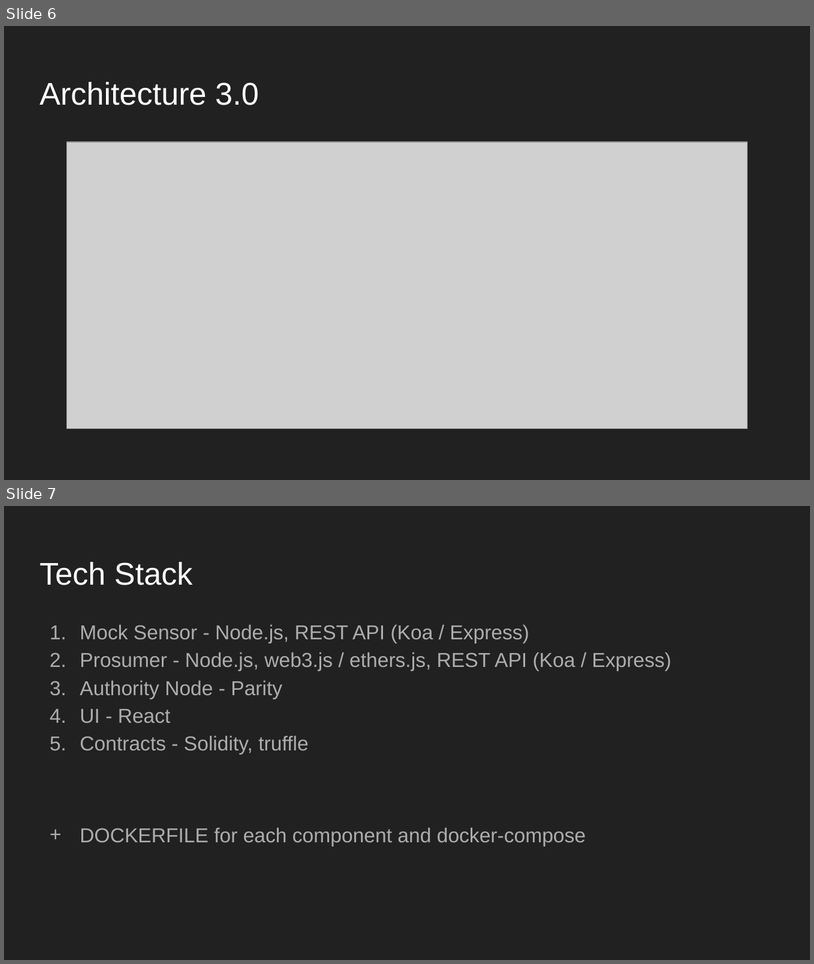
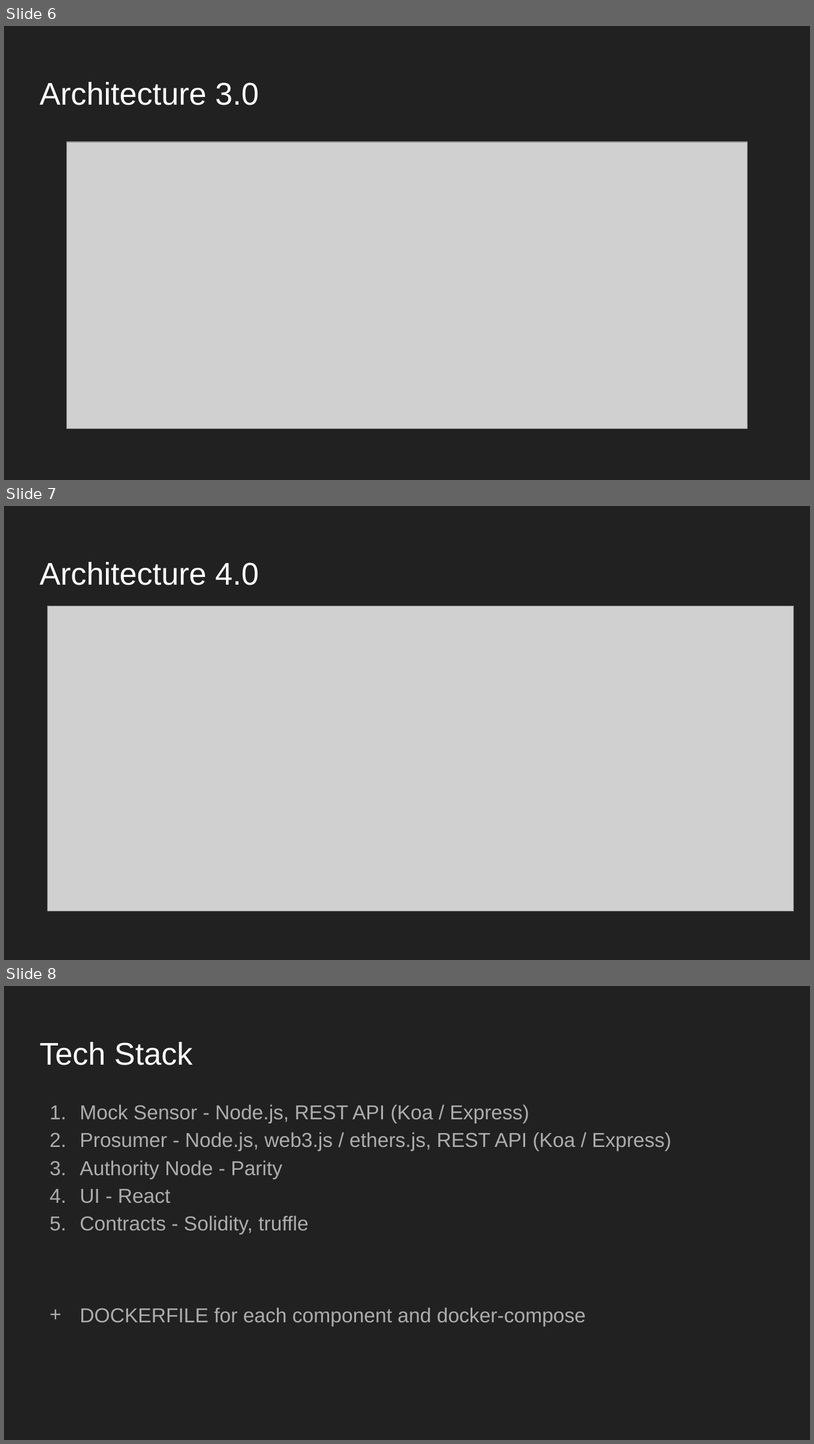
Before and after one commit to JacobEberhardt/decentralized-energy-trading, a slide deck: documentation/architecture.pptx. Shown one above the other, each under a label of ours: slides 6 and 7 before the commit, slides 6, 7 and 8 after it. The pictures are 814x964 and 814x1444 pixels, drawn with LibreOffice and Linux fonts; fonts in the diff are those of the drawing; grey boxes stand for pictures. Boxes give left, top, right and bottom in pixels: in the first picture for what was removed or moved away, otherwise in the second. Text is boxed around its words. In the diff, an @@ line names an element or a change of style, - is before the commit and + after.

Commit message:
Update architecture
- update architecture.drawio
- add architecture4.0
- delete architecture3.0
- update architecture slides

```diff
--- a/documentation/architecture.pptx
+++ b/documentation/architecture.pptx
@@ slide 7 added at [4, 506, 810, 960], background #212121 @@
@@ title added at [39, 562, 259, 585], 28 pt, text #FFFFFF @@
+Architecture 4.0
@@ picture added at [48, 606, 794, 911] @@
@@ what was slide 7 is now slide 8 @@
```
Also in this commit, not shown: 3 other files.
